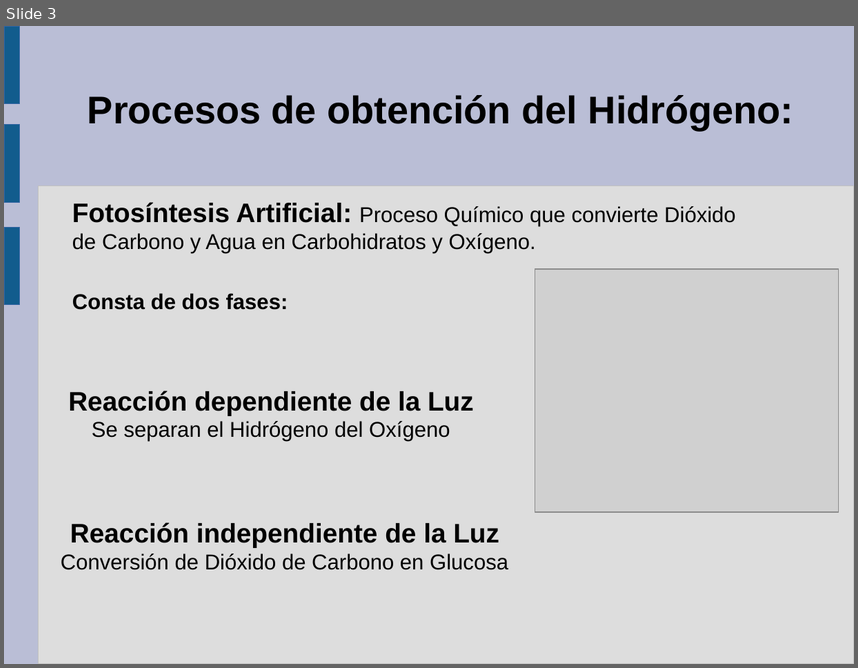
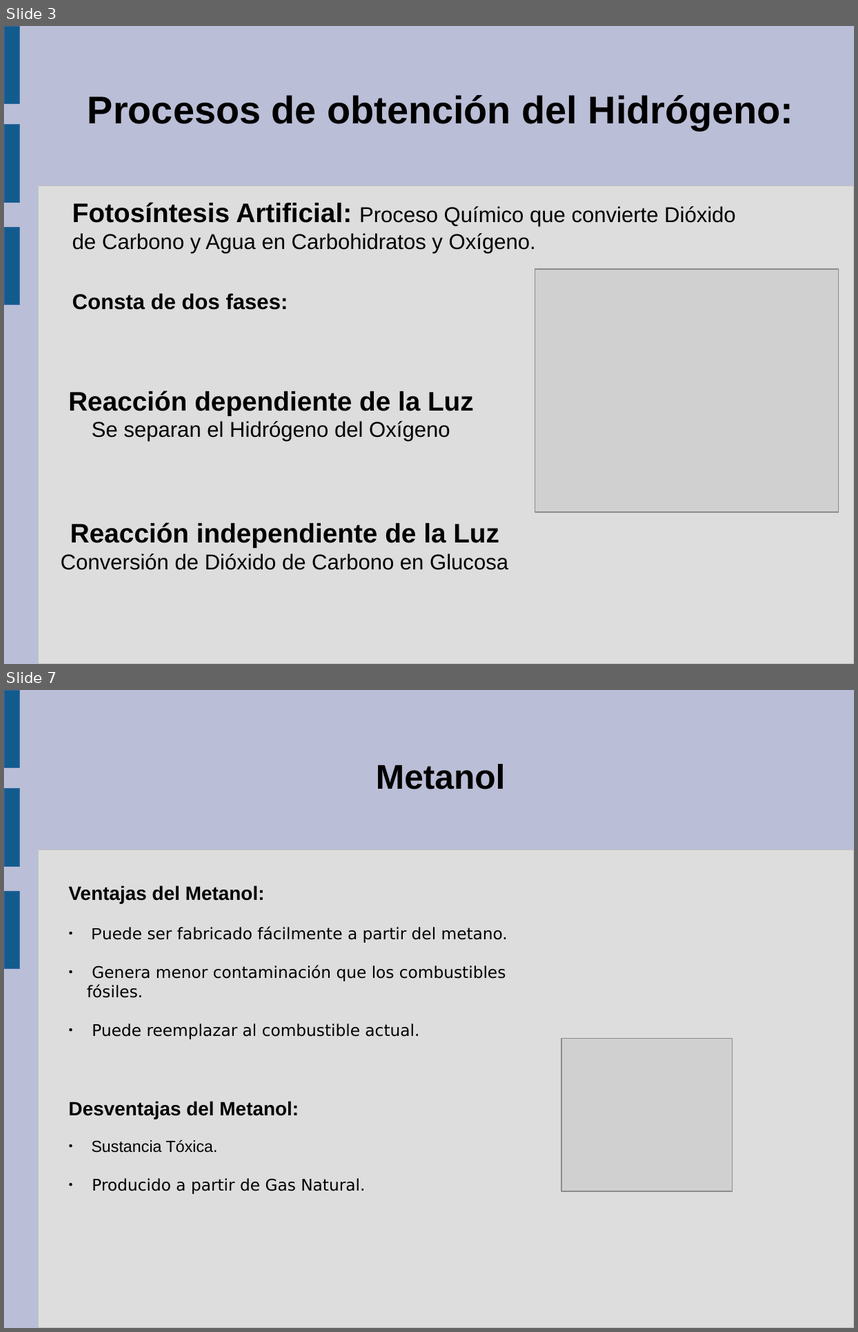
Before and after one commit to guanucoluis/proyecto5r1, a slide deck: Catedras/Tecnologia/Diapositiva de Gonzalo.odp. Shown one above the other, each under a label of ours: slide 3 before the commit, slides 3 and 7 after it; the slides between them are not shown. The pictures are 858x668 and 858x1332 pixels, drawn with LibreOffice and Linux fonts; fonts in the diff are those of the drawing; grey boxes stand for pictures. Boxes give left, top, right and bottom in pixels: in the first picture for what was removed or moved away, otherwise in the second. Text is boxed around its words. In the diff, an @@ line names an element or a change of style, - is before the commit and + after.

```diff
--- a/Catedras/Tecnologia/Diapositiva de Gonzalo.odp
+++ b/Catedras/Tecnologia/Diapositiva de Gonzalo.odp
@@ slide 7 added at (4,690,854,1328), background #BABED6; not listed: 4 template elements that a slide beside it also shows @@
@@ text added at (376,764,506,789), 32 pt, text #000000, bold @@
+Metanol
@@ text added at (69,885,265,903), 18 pt, text #000000, bold @@
+Ventajas del Metanol:
@@ text added at (87,926,508,1039), 15 pt, text #000000 @@
+● Puede ser fabricado fácilmente a partir del metano.
+● Genera menor contaminación que los combustibles fósiles.
+● Puede reemplazar al combustible actual.
@@ picture added at (562,1038,733,1192) @@
@@ text added at (69,1101,299,1119), 18 pt, text #000000, bold @@
+Desventajas del Metanol:
@@ text added at (92,1140,365,1194), 15 pt, text #000000 @@
+● Sustancia Tóxica.
+● Producido a partir de Gas Natural.
```
Also in this commit, not shown: 4 slides changed, 5 other slides added, 5 slides removed.
